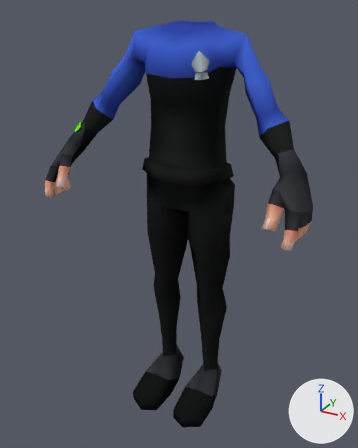
What one commit did to the Blender file assets/blender/Player.blend.
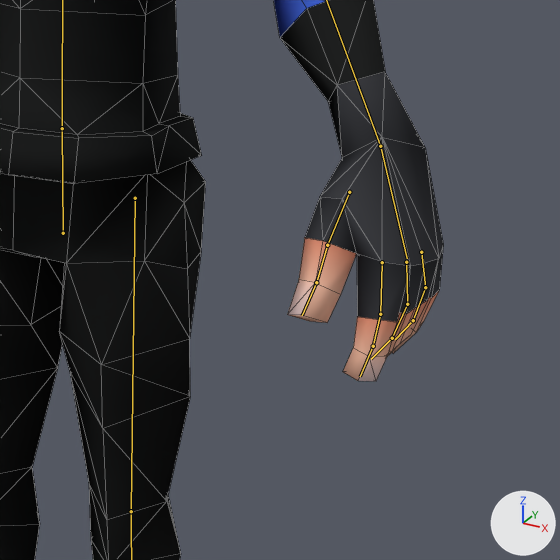
Each version is shown whole from a 50 mm camera at (0.793, -1.503, 1.517) aimed at (-0.003, -0.055, 0.793), then close up on the part from 47% to 98% of the width and 28% to 69% of the height. Arrows for +X, +Y and +Z are at lower right; the lights stay in place. The bones that bend it are drawn over the model as lines in the close-ups. The close-ups show mesh edges as thin lines.

In view in the first close-up: 'Body'.
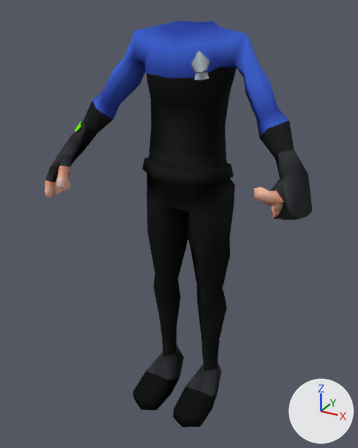
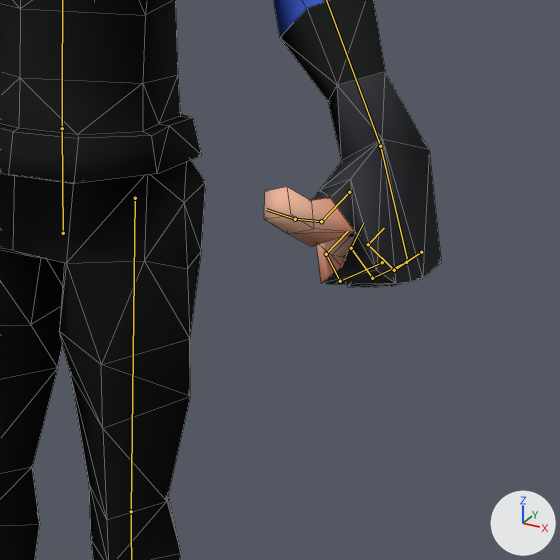
The newer file adds an action. The first version stands in its rest pose; the second is drawn at frame 0 of the action 'thumbs_up'.

Where the change shows, as pixel boxes [x1, y1, x2, y2] in the close-ups (560 x 560 px):
'Body', posed: before [0, 0, 443, 560]; after [0, 0, 441, 560]
bone 'index1.l', root to tip: before (382, 262) to (380, 314); after (382, 262) to (340, 281)
bone 'index2.l', root to tip: before (380, 314) to (373, 346); after (340, 281) to (326, 254)
bone 'index3.l', root to tip: before (373, 346) to (360, 376); after (326, 254) to (348, 231)
bone 'middle1.l', root to tip: before (406, 262) to (407, 304); after (406, 262) to (372, 278)
bone 'middle2.l', root to tip: before (407, 304) to (392, 338); after (372, 278) to (351, 248)
bone 'middle3.l', root to tip: before (392, 338) to (371, 359); after (351, 248) to (363, 223)
bone 'pinky1.l', root to tip: before (421, 252) to (425, 287); after (421, 252) to (394, 270)
bone 'pinky2.l', root to tip: before (425, 287) to (413, 320); after (394, 270) to (368, 244)
bone 'pinky3.l', root to tip: before (413, 320) to (395, 339); after (368, 244) to (384, 228)
bone 'thumb1.l', root to tip: before (349, 192) to (327, 245); after (349, 192) to (321, 221)
bone 'thumb2.l', root to tip: before (327, 245) to (316, 282); after (321, 221) to (295, 219)

The edits, one by one:
Bone 'index1.l' (bone_index1_l) turns from (0, 0, 0) to (-70, -7, 1) degrees about its own x, y and z.
Bone 'index2.l' (bone_index2_l) turns from (0, 0, 0) to (-66, 0, -3) degrees about its own x, y and z.
Bone 'index3.l' (bone_index3_l) turns from (0, 0, 0) to (-66, 3, -1) degrees about its own x, y and z.
Bone 'middle1.l' (bone_middle1_l) turns from (0, 0, 0) to (-69, 4, 3) degrees about its own x, y and z.
Bone 'middle2.l' (bone_middle2_l) turns from (0, 0, 0) to (-50, 0, 0) degrees about its own x, y and z.
Bone 'middle3.l' (bone_middle3_l) turns from (0, 0, 0) to (-50, 0, 0) degrees about its own x, y and z.
Bone 'pinky1.l' (bone_pinky1_l) turns from (0, 0, 0) to (-63, 6, 6) degrees about its own x, y and z.
Bone 'pinky2.l' (bone_pinky2_l) turns from (0, 0, 0) to (-50, 0, 0) degrees about its own x, y and z.
Bone 'pinky3.l' (bone_pinky3_l) turns from (0, 0, 0) to (-70, -4, 1) degrees about its own x, y and z.
Bone 'thumb1.l' (bone_thumb1_l) turns from (0, 0, 0) to (38, -1, 18) degrees about its own x, y and z.
Bone 'thumb2.l' (bone_thumb2_l) turns from (0, 0, 0) to (44, -1, -6) degrees about its own x, y and z.
